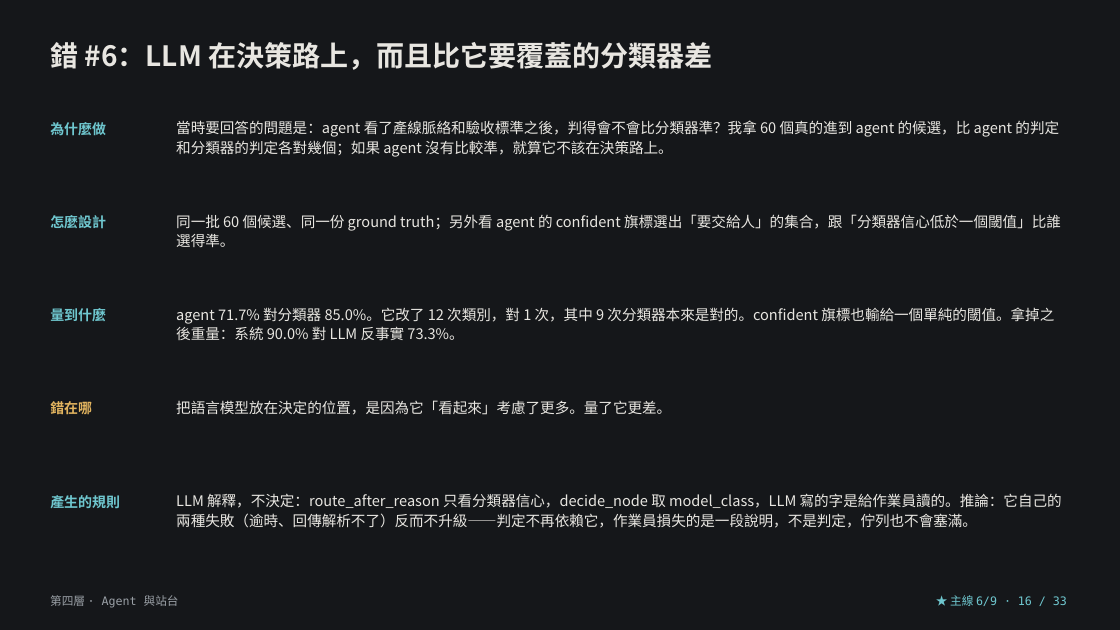
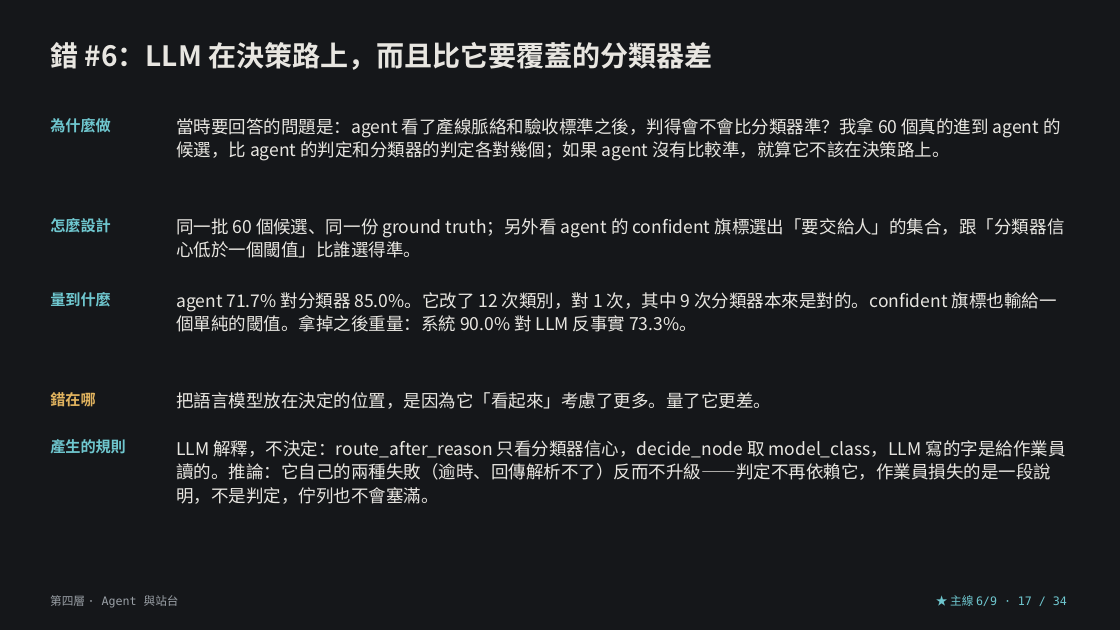
Before and after one commit to lin891020/aoi-agent, a slide deck: slide 17 of docs/deck/aoi-agent-journey.zh-TW.pptx (slide 16 before the commit). Drawn at 1120x630 pixels with LibreOffice and Linux fonts; fonts in the diff are those of the drawing. Boxes give left, top, right and bottom in pixels: in the first picture for what was removed or moved away, otherwise in the second. Text is boxed around its words. In the diff, an @@ line names an element or a change of style, - is before the commit and + after.

```diff
--- a/docs/deck/aoi-agent-journey.zh-TW.pptx
+++ b/docs/deck/aoi-agent-journey.zh-TW.pptx
@@ text "量到什麼": place and size @@
-text "量到什麼" at box(50, 308, 106, 321)
+text "量到什麼" at box(50, 292, 111, 307)
@@ text "agent 71.7% 對分類器 85.0%。它改了 12 ...": place and size @@
-text "agent 71.7% 對分類器 85.0%。它改了 12 ..." at box(176, 307, 1054, 341)
+text "agent 71.7% 對分類器 85.0%。它改了 12 ..." at box(176, 292, 1057, 332)
@@ size 12 to 13 pt in 5 elements at box(50, 118, 111, 133), box(50, 292, 111, 307), box(50, 218, 111, 233), box(50, 439, 126, 454), box(50, 389, 95, 409) @@
@@ text "錯在哪": place and size @@
-text "錯在哪" at box(50, 401, 92, 414)
+text "錯在哪" at box(50, 389, 95, 409)
@@ text "把語言模型放在決定的位置，是因為它「看起來」考慮了更多。量了它更差。": place and size @@
-text "把語言模型放在決定的位置，是因為它「看起來」考慮了更多。量了它更差。" at box(176, 400, 671, 415)
+text "把語言模型放在決定的位置，是因為它「看起來」考慮了更多。量了它更差。" at box(176, 392, 771, 409)
@@ text "產生的規則": place and size @@
-text "產生的規則" at box(50, 495, 120, 508)
+text "產生的規則" at box(50, 439, 126, 454)
@@ size 12.5 to 15 pt; line spacing 1.1 to 1.12 in 5 elements at box(176, 118, 1060, 161), box(176, 218, 1065, 258), box(176, 292, 1057, 332), box(176, 392, 771, 409), box(176, 440, 1066, 504) @@
@@ text "LLM 解釋，不決定：route_after_reason 只看分類器信心，decide_node 取 model_cl ...": place and size @@
-text "LLM 解釋，不決定：route_after_reason 只看分類器信心，decide_node 取 model_cl ..." at box(176, 493, 1062, 528)
+text "LLM 解釋，不決定：route_after_reason 只看分類器信心，decide_node 取 model_cl ..." at box(176, 440, 1066, 504)
@@ text at box(950, 595, 1067, 606): text changed @@
-★ 主線 6/9 · 16 / 33
+★ 主線 6/9 · 17 / 34
```
Also in this commit, not shown: 31 other slides changed, 2 slides added, 1 slide removed, 8 other files.
